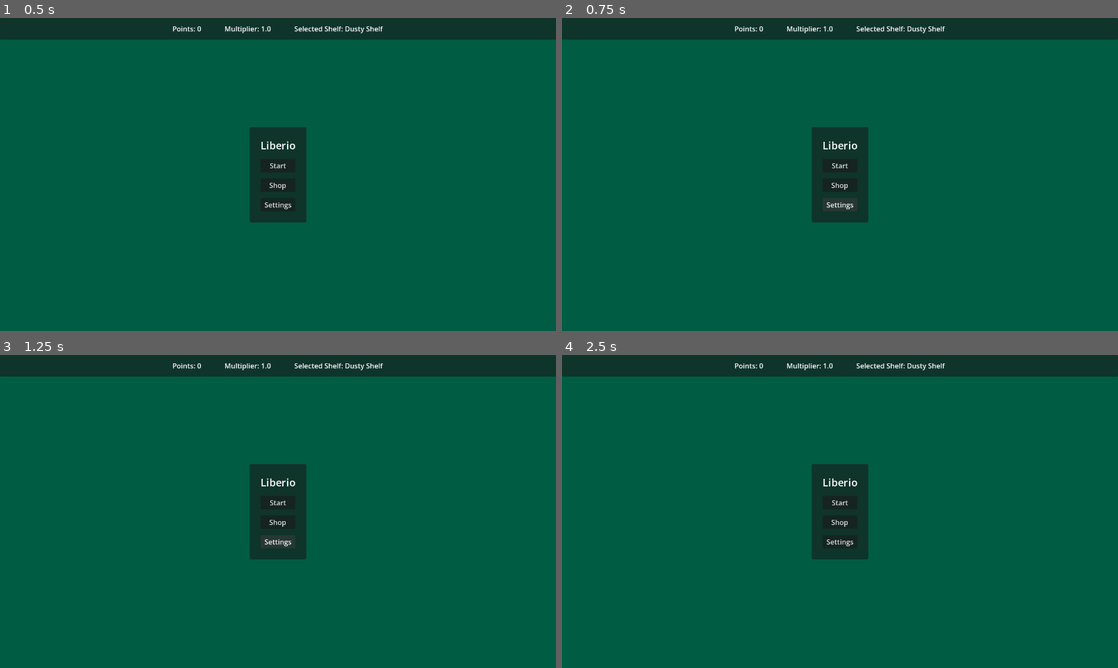
Above: before the commit, frames 1-4 (two rows, left to right).
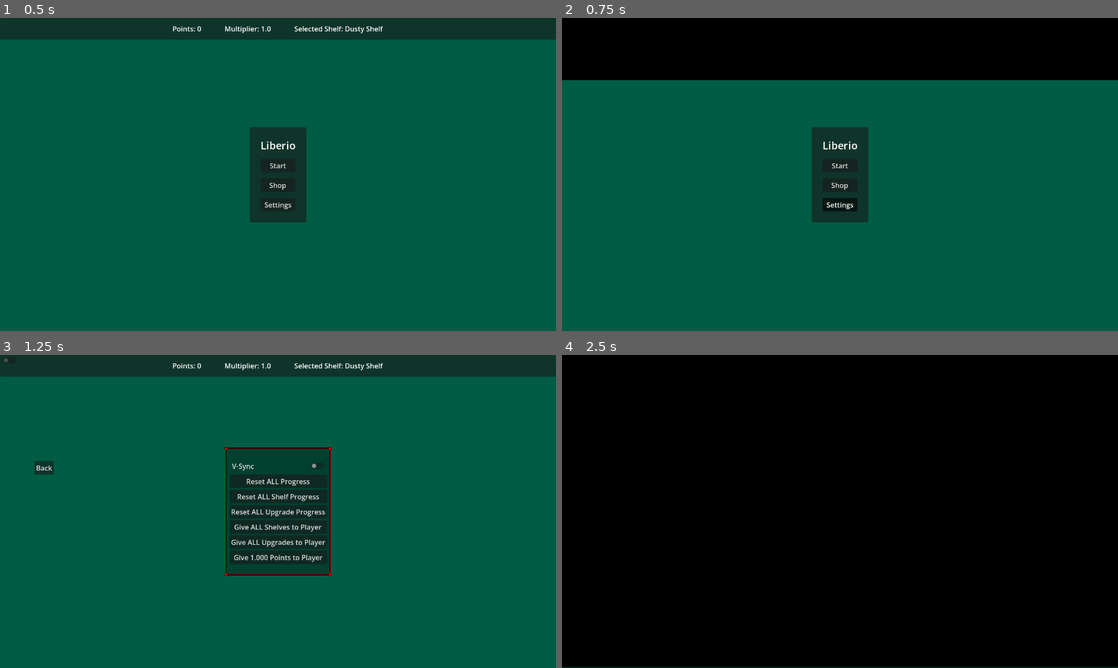
Above: after the commit, the same moments.

Repository: TobiHudi/Liberio
Game: Godot game, scene res://scenes/levels/main_menu.tscn
The game is run twice, just before and just after one commit, with the same random seed, the same clock (stepped at 60 frames per second) and the same inputs.
Inputs (mouse positions are in pixels of both pictures, inside the frame that each line leads up to):
- Up to frame 1 (0.5 s): no input
- Up to frame 2 (0.75 s): click "Settings" at 0.5 s
- Up to frame 3 (1.25 s): no input
- Up to frame 4 (2.5 s): click (573, 361) at 1.27 s; click (606, 467) at 2 s, where only the run after the commit has a clickable "Back"

Frame 1 is identical in both runs. In frame 2, 20% of the frame differs, in the area x 0-100%, y 0-62%; in frame 3, 5.7%; in frame 4, 100%, in the area x 0-100%, y 0-100%.

Commit message:
Added Settings Menu
- Added settings menu with V-Sync and cheat options

Diff:
--- /dev/null
+++ b/prototype-17082026/default_bus_layout.tres
@@ -0,0 +1,9 @@
+[gd_resource type="AudioBusLayout" format=3 uid="uid://cdbpeg7x0q51d"]
+
+[resource]
+bus/1/name = &"SFX"
+bus/1/solo = false
+bus/1/mute = false
+bus/1/bypass_fx = false
+bus/1/volume_db = 0.0
+bus/1/send = &"Master"
--- a/prototype-17082026/resources/scripts/levels/main_menu.gd
+++ b/prototype-17082026/resources/scripts/levels/main_menu.gd
@@ -4,10 +4,13 @@
 @export_dir var game_dir : String
 @export var shop_button : Button
 @export_dir var shop_dir : String
+@export var settings_button : Button
+@export_dir var settings_dir : String
 
 func _ready() -> void:
 	start_button.button_down.connect(start_game)
 	shop_button.button_down.connect(shop_scene)
+	settings_button.button_down.connect(settings_scene)
 
 func start_game() -> void:
 	start_button.mouse_filter = Control.MOUSE_FILTER_IGNORE
@@ -16,3 +19,7 @@
 func shop_scene() -> void:
 	shop_button.mouse_filter = Control.MOUSE_FILTER_IGNORE
 	SceneManager.change_scene(shop_dir)
+
+func settings_scene() -> void:
+	settings_button.mouse_filter = Control.MOUSE_FILTER_IGNORE
+	SceneManager.change_scene(settings_dir)
--- /dev/null
+++ b/prototype-17082026/resources/scripts/levels/settings_logic.gd
@@ -0,0 +1,116 @@
+extends Node
+
+@export var back_button : Button
+
+var bus_index = AudioServer.get_bus_index("Master")
+
+var settings_container : CenterContainer = CenterContainer.new()
+var settings_menu_panel : NinePatchRect = NinePatchRect.new()
+var margin_container : MarginContainer = MarginContainer.new()
+var button_v_box_container : VBoxContainer = VBoxContainer.new()
+var vsync_button : CheckButton = CheckButton.new()
+var reset_progress_button : Button = Button.new()
+var reset_all_shelves_button : Button = Button.new()
+var reset_all_upgrades_button : Button = Button.new()
+var give_all_shelves_button : Button = Button.new()
+var give_all_upgrades_button : Button = Button.new()
+var give_1k_points_button : Button = Button.new()
+
+func _ready() -> void:
+	set_up_settings_menu()
+	back_button.button_down.connect(go_back)
+
+func set_up_settings_menu() -> void:
+	add_child(settings_container)
+	settings_container.add_child(settings_menu_panel)
+	settings_menu_panel.add_child(margin_container)
+	margin_container.add_child(button_v_box_container)
+	button_v_box_container.add_child(vsync_button)
+	button_v_box_container.add_child(reset_progress_button)
+	button_v_box_container.add_child(reset_all_shelves_button)
+	button_v_box_container.add_child(reset_all_upgrades_button)
+	button_v_box_container.add_child(give_all_shelves_button)
+	button_v_box_container.add_child(give_all_upgrades_button)
+	button_v_box_container.add_child(give_1k_points_button)
+
+	settings_container.use_top_left = true
+	settings_menu_panel.texture = load("res://assets/textures/debug/debug_border.png")
+	settings_menu_panel.custom_minimum_size = Vector2(250, 300)
+	settings_menu_panel.set_patch_margin(SIDE_BOTTOM, 20)
+	settings_menu_panel.set_patch_margin(SIDE_TOP, 20)
+	settings_menu_panel.set_patch_margin(SIDE_LEFT, 20)
+	settings_menu_panel.set_patch_margin(SIDE_RIGHT, 20)
+	margin_container.set_anchors_and_offsets_preset(Control.PRESET_CENTER)
+	margin_container.add_theme_constant_override("margin_bottom", 10)
+	margin_container.add_theme_constant_override("margin_top", 10)
+	margin_container.add_theme_constant_override("margin_left", 10)
+	margin_container.add_theme_constant_override("margin_right", 10)
+	vsync_button.text = "V-Sync"
+	vsync_button.button_up.connect(vsync_switch.bind(vsync_button))
+	reset_progress_button.text = "Reset ALL Progress"
+	reset_progress_button.button_up.connect(reset_progress)
+	reset_all_shelves_button.text = "Reset ALL Shelf Progress"
+	reset_all_shelves_button.button_up.connect(reset_all_shelves)
+	reset_all_upgrades_button.text = "Reset ALL Upgrade Progress"
+	reset_all_upgrades_button.button_up.connect(reset_all_upgrades)
+	give_all_shelves_button.text = "Give ALL Shelves to Player"
+	give_all_shelves_button.button_up.connect(give_all_shelves)
+	give_all_upgrades_button.text = "Give ALL Upgrades to Player"
+	give_all_upgrades_button.button_up.connect(give_all_upgrades)
+	give_1k_points_button.text = "Give 1.000 Points to Player"
+	give_1k_points_button.button_up.connect(give_1k_points)
+
+	settings_container.set_anchors_and_offsets_preset(Control.PRESET_CENTER)
+	margin_container.set_anchors_and_offsets_preset(Control.PRESET_CENTER)
+	button_v_box_container.set_anchors_and_offsets_preset(Control.PRESET_CENTER)
+
+	if DisplayServer.window_get_vsync_mode() == DisplayServer.VSYNC_ENABLED:
+		vsync_button.button_pressed = true
+
+func vsync_switch(vsync_button : CheckButton) -> void:
+	if vsync_button.button_pressed == true:
+		DisplayServer.window_set_vsync_mode(DisplayServer.VSYNC_ENABLED)
+		print_debug("VSYNC ENABLED")
+	else:
+		DisplayServer.window_set_vsync_mode(DisplayServer.VSYNC_DISABLED)
+		print_debug("VSYNC DISABLED")
+
+
+func reset_progress() -> void:
+	#Resets Shelves.
+	for item in ResourceTable.SHELVES.keys():
+		ResourceTable.SHELVES.get(item).has_shelf = false
+	GameManager.selected_shelf = "dusty_shelf"
+	#Resets Upgrades
+	for upgrade in ResourceTable.UPGRADES.keys():
+		for item in ResourceTable.UPGRADES.get(upgrade):
+			item.has_upgrade = false
+	GameManager.update_upgrades()
+	GameManager.player_points = 0
+func reset_all_shelves() -> void:
+	#Resets all Shelves.
+	for item in ResourceTable.SHELVES.keys():
+		ResourceTable.SHELVES.get(item).has_shelf = true
+	GameManager.selected_shelf = "dusty_shelf"
+func reset_all_upgrades() -> void:
+	#Gives all Upgrades.
+	for upgrade in ResourceTable.UPGRADES.keys():
+		for item in ResourceTable.UPGRADES.get(upgrade):
+			item.has_upgrade = false
+	GameManager.update_upgrades()
+func give_all_shelves() -> void:
+	#Gives all Shelves.
+	for item in ResourceTable.SHELVES.keys():
+		ResourceTable.SHELVES.get(item).has_shelf = true
+	GameManager.selected_shelf = "super_shelf"
+func give_all_upgrades() -> void:
+	#Gives all Upgrades.
+	for upgrade in ResourceTable.UPGRADES.keys():
+		for item in ResourceTable.UPGRADES.get(upgrade):
+			item.has_upgrade = true
+	GameManager.update_upgrades()
+func give_1k_points() -> void:
+	GameManager.player_points += 1000
+
+func go_back() -> void:
+	SceneManager.change_scene("res://scenes/levels/main_menu.tscn")
--- a/prototype-17082026/resources/scripts/levels/shop_logic.gd
+++ b/prototype-17082026/resources/scripts/levels/shop_logic.gd
@@ -197,7 +197,6 @@
 	for item in upgrade_list:
 		if item.has_upgrade == true:
 			current_level += 1
-	await get_tree().process_frame
 	if current_level <= max_level:
 		if get_current_points() >= get_upgrade(upgrade, current_level).cost:
 			print(str(current_level) + " = " + str(max_level))
--- a/prototype-17082026/scenes/levels/main_menu.tscn
+++ b/prototype-17082026/scenes/levels/main_menu.tscn
@@ -5,7 +5,7 @@
 [sub_resource type="LabelSettings" id="LabelSettings_fsby3"]
 font_size = 24
 
-[node name="MainMenu" type="Control" unique_id=90050313 node_paths=PackedStringArray("start_button", "shop_button")]
+[node name="MainMenu" type="Control" unique_id=90050313 node_paths=PackedStringArray("start_button", "shop_button", "settings_button")]
 layout_mode = 3
 anchors_preset = 15
 anchor_right = 1.0
@@ -17,6 +17,8 @@
 game_dir = "res://scenes/levels/main.tscn"
 shop_button = NodePath("PanelContainer/MarginContainer/VBoxContainer/Shelves")
 shop_dir = "res://scenes/levels/shop.tscn"
+settings_button = NodePath("PanelContainer/MarginContainer/VBoxContainer/Settings")
+settings_dir = "res://scenes/levels/settings.tscn"
 
 [node name="PanelContainer" type="PanelContainer" parent="." unique_id=1794806733]
 layout_mode = 1
--- /dev/null
+++ b/prototype-17082026/scenes/levels/settings.tscn
@@ -0,0 +1,36 @@
+[gd_scene format=3 uid="uid://chyc8hsllc6ax"]
+
+[ext_resource type="Script" uid="uid://dvwbnqufcc54x" path="res://resources/scripts/levels/settings_logic.gd" id="1_h3b85"]
+
+[node name="Settings" type="Control" unique_id=510320628 node_paths=PackedStringArray("back_button")]
+layout_mode = 3
+anchors_preset = 15
+anchor_right = 1.0
+anchor_bottom = 1.0
+grow_horizontal = 2
+grow_vertical = 2
+script = ExtResource("1_h3b85")
+back_button = NodePath("Button")
+
+[node name="NinePatchRect" type="NinePatchRect" parent="." unique_id=1015902849]
+layout_mode = 0
+offset_right = 40.0
+offset_bottom = 40.0
+
+[node name="MarginContainer" type="MarginContainer" parent="." unique_id=301487615]
+layout_mode = 0
+offset_right = 40.0
+offset_bottom = 40.0
+
+[node name="CheckButton" type="CheckButton" parent="." unique_id=2118204253]
+layout_mode = 0
+offset_right = 44.0
+offset_bottom = 24.0
+
+[node name="Button" type="Button" parent="." unique_id=643814859]
+layout_mode = 0
+offset_left = 79.0
+offset_top = 244.0
+offset_right = 124.0
+offset_bottom = 275.0
+text = "Back"
Not shown, added: prototype-17082026/resources/scripts/levels/settings_logic.gd.uid
